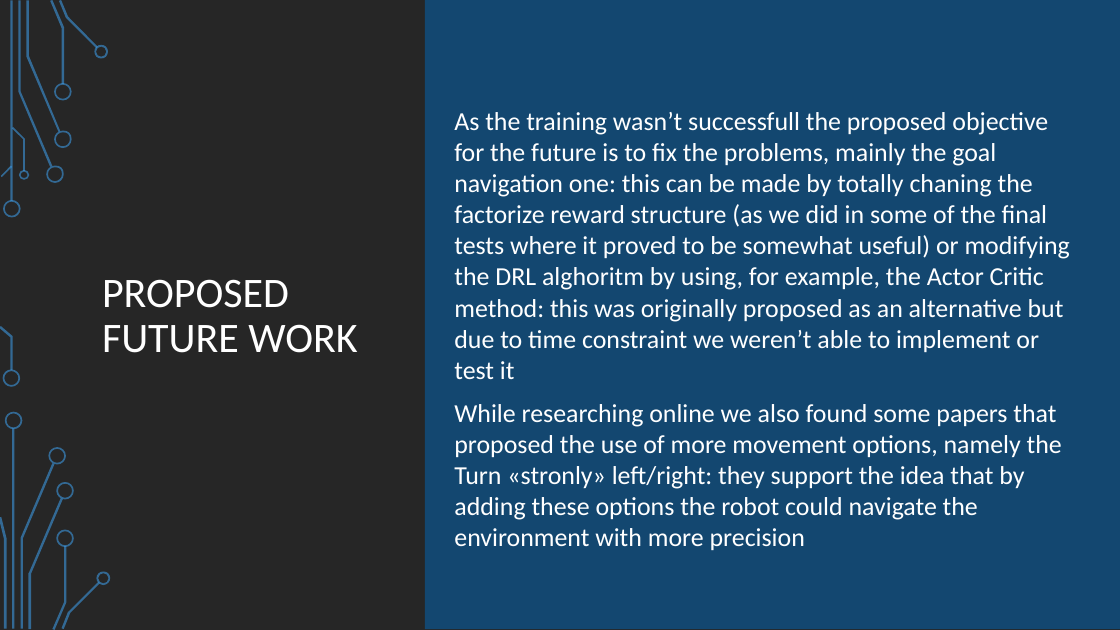
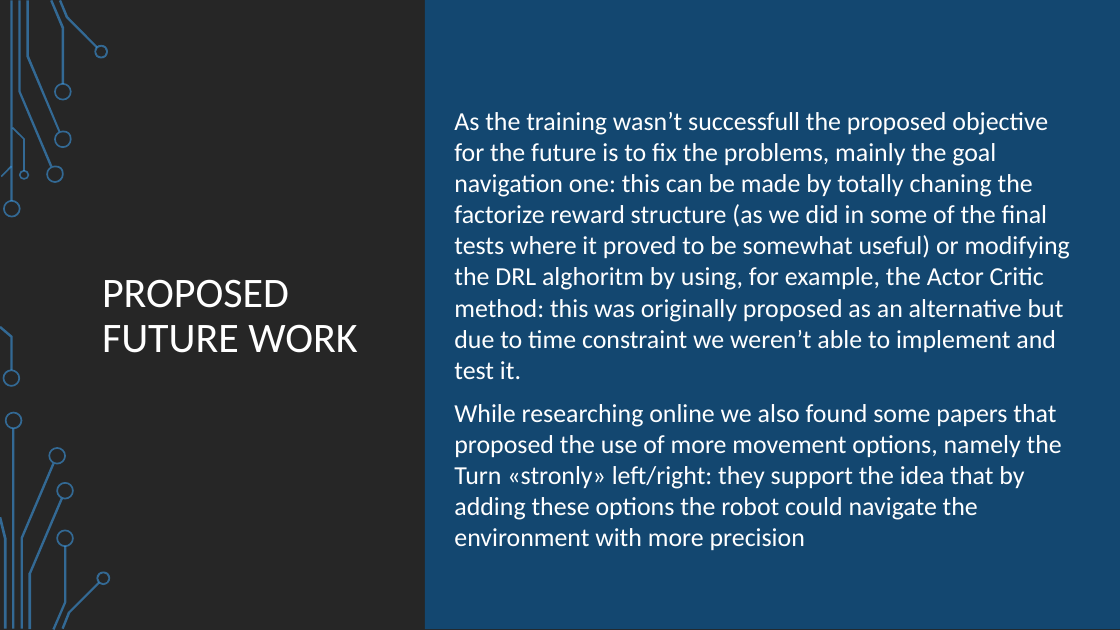
Before and after one commit to SSimuzzz/MobileRobotNavigation, a slide deck: slide 22 of Mini-Project/Group K Final Presentation.pptx (slide 20 before the commit). Drawn at 1120x630 pixels with LibreOffice and Linux fonts; fonts in the diff are those of the drawing; background and template pictures are left out. Boxes give left, top, right and bottom in pixels: in the first picture for what was removed or moved away, otherwise in the second. Text is boxed around its words. In the diff, an @@ line names an element or a change of style, - is before the commit and + after.

Commit message:
Start modifing final presentation, modified goal statistic plot generation

```diff
--- a/Mini-Project/Group K Final Presentation.pptx
+++ b/Mini-Project/Group K Final Presentation.pptx
@@ text at (x1=454, y1=112, x2=1070, y2=379): text changed @@
-As the training wasn’t successfull the proposed objective for the future is to fix the problems, mainly the goal navigation one: this can be made by totally chaning the factorize reward structure (as we did in some of the final tests where it proved to be somewhat useful) or modifying the DRL alghoritm by using, for example, the Actor Critic method: this was originally proposed as an alternative but due to time constraint we weren’t able to implement or test it
+As the training wasn’t successfull the proposed objective for the future is to fix the problems, mainly the goal navigation one: this can be made by totally chaning the factorize reward structure (as we did in some of the final tests where it proved to be somewhat useful) or modifying the DRL alghoritm by using, for example, the Actor Critic method: this was originally proposed as an alternative but due to time constraint we weren’t able to implement and test it.
```
Also in this commit, not shown: 2 other slides changed, 2 slides added, 7 other files.
